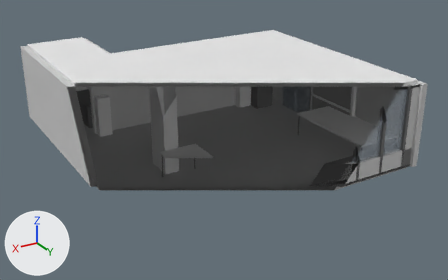
A saved change to the glTF model public/models/room_blockout.glb.
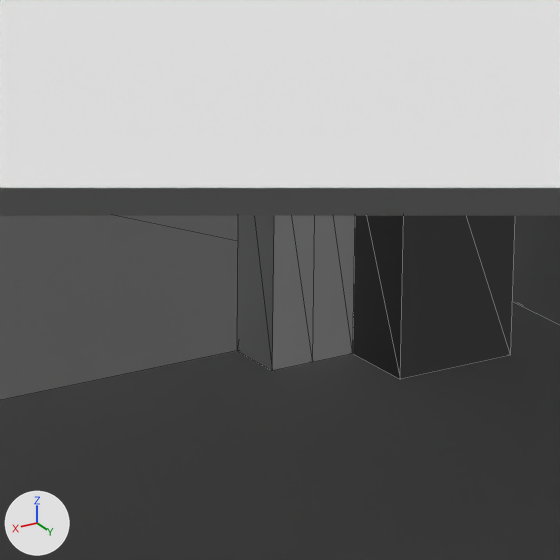
The first picture shows the older version from a camera (50 mm lens) standing at (13.81, 12.0, 8.29) and looking at (4.06, -4.25, 0.17). The close-ups show the older and then the newer version on the part from 45% to 62% of the width and 20% to 48% of the height of that picture. Only the edits that show in the close-ups are written down. The axes (+X, +Y, +Z) are drawn at lower left. The lights are the same throughout. The close-ups show mesh edges as thin lines. Everything nearer to the camera than a plane just in front of the edit is cut away. Vertices at exactly the same position are counted once.

Before the edit, the objects in view are built like this:
```python
me_cooler_01 = bpy.data.meshes.new('cooler_01')
me_cooler_01.from_pydata(...)  # a box spanning x -0.125..0.125, y -0.175..0.175, z -0.725..0.725
me_cooler_01.materials.append(mat_grey_light)  # white #e7e7e7
me_cooler_02 = bpy.data.meshes.new('cooler_02')
me_cooler_02.from_pydata(...)  # a box spanning x -0.125..0.125, y -0.175..0.175, z -0.725..0.725
me_cooler_02.materials.append(mat_grey_light)  # white #e7e7e7
me_floor = bpy.data.meshes.new('floor')
me_floor.from_pydata(...)  # a box spanning x -4.35..4.35, y -3.67..3.67, z -0.05..0.05
me_floor.materials.append(mat_grey_floor)  # grey #b3b3b3
ob_cooler_01 = bpy.data.objects.new('cooler_01', me_cooler_01)
ob_cooler_01.location = (1.325, -7.175, 0.725)
ob_cooler_02 = bpy.data.objects.new('cooler_02', me_cooler_02)
ob_cooler_02.location = (1.575, -7.175, 0.725)
ob_floor = bpy.data.objects.new('floor', me_floor)
ob_floor.location = (4.35, -3.675, -0.05)
# also in view: 'vending_machine' at (0.85, -6.95, 0.93); 'wall_west' at (-0.1, -3.68, 1.33); 'ceiling' at (4.35, -3.67, 2.7); 'wall_south' at (3.7, -7.45, 1.33)
```
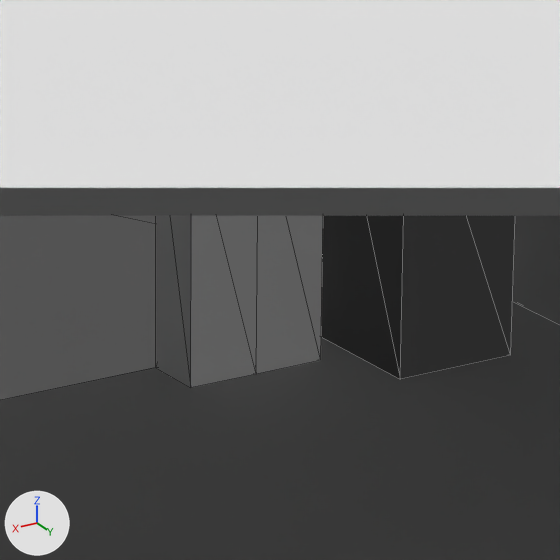
Changed parts and their boxes (x1, y1, x2, y2) in the close-ups (560 x 560 px):
'cooler_02', moved, rescaled (30% wider, 11% taller): before (237, 216, 315, 371); after (156, 216, 258, 388)
'cooler_01', moved, rescaled: before (313, 216, 355, 362); after (256, 216, 323, 374)

The change, as a list of edits to the scene's bpy script:
```text
Change me_cooler_01:
    used by ob_cooler_01; location = (1.325, -7.175, 0.725)
    remove me_cooler_01.from_pydata(...)  # 8 vertices, 12 faces; spans x -0.125..0.125, y -0.175..0.175, z -0.725..0.725
    add me_cooler_01.from_pydata(...)  # 8 vertices, 12 faces; spans x -0.2..0.2, y -0.175..0.175, z -0.733..0.733
    me_cooler_01 part 1: the whole mesh is scaled about its middle by (1.6, 1, 1.01)
Change me_cooler_02:
    used by ob_cooler_02; location = (1.575, -7.175, 0.725)
    remove me_cooler_02.from_pydata(...)  # 8 vertices, 12 faces; spans x -0.125..0.125, y -0.175..0.175, z -0.725..0.725
    add me_cooler_02.from_pydata(...)  # 8 vertices, 12 faces; spans x -0.2..0.2, y -0.175..0.175, z -0.733..0.733
    me_cooler_02 part 2: the whole mesh is scaled about its middle by (1.6, 1, 1.01)
Change ob_cooler_01:
    ob_cooler_01.location: (1.325, -7.175, 0.725) -> (1.6, -7.175, 0.733)
Change ob_cooler_02:
    ob_cooler_02.location: (1.575, -7.175, 0.725) -> (2.0, -7.175, 0.733)
```
